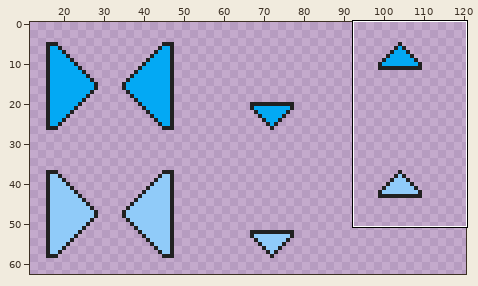
A sprite sheet gets an edit: minecraft/textures/gui/server_selection.png. The picture above shows the old version from afar; the outline marks the close-up.
Close-up. Before:
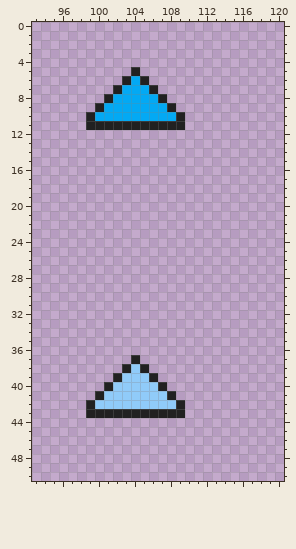
The file is 256x256 pixels. Shown: x 93..120, y 0..50. The wide view leaves out empty margins. The commit also changed other parts of the picture, which this record leaves out.
The result:
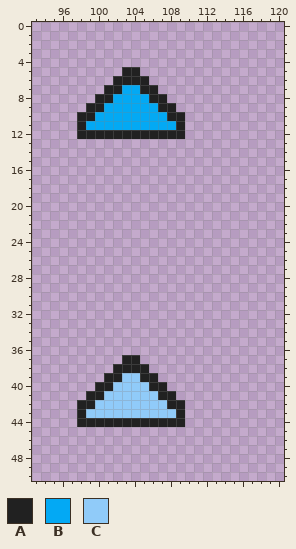
Palette (. is transparent): A #212121  B #03a9f4  C #90cbf9
What changed:
Changed rows in their new state; - is an unchanged pixel.
first column x 98:
 5 -----A------
 6 ----A-A-----
 7 ---A---A----
 8 --A-----A---
 9 -A-------A--
10 A---------A-
11 ABBBBBBBBBB-
12 AAAAAAAAAAAA
first column x 98:
37 -----A------
38 ----A-A-----
39 ---A---A----
40 --A-----A---
41 -A-------A--
42 A---------A-
43 ACCCCCCCCCC-
44 AAAAAAAAAAAA
